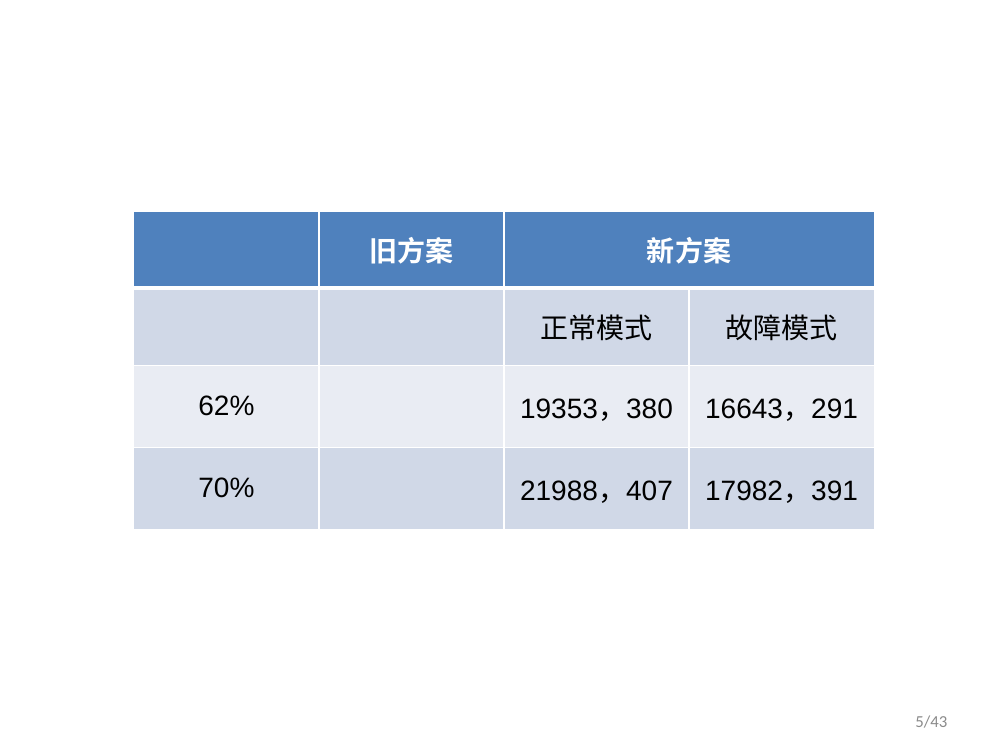
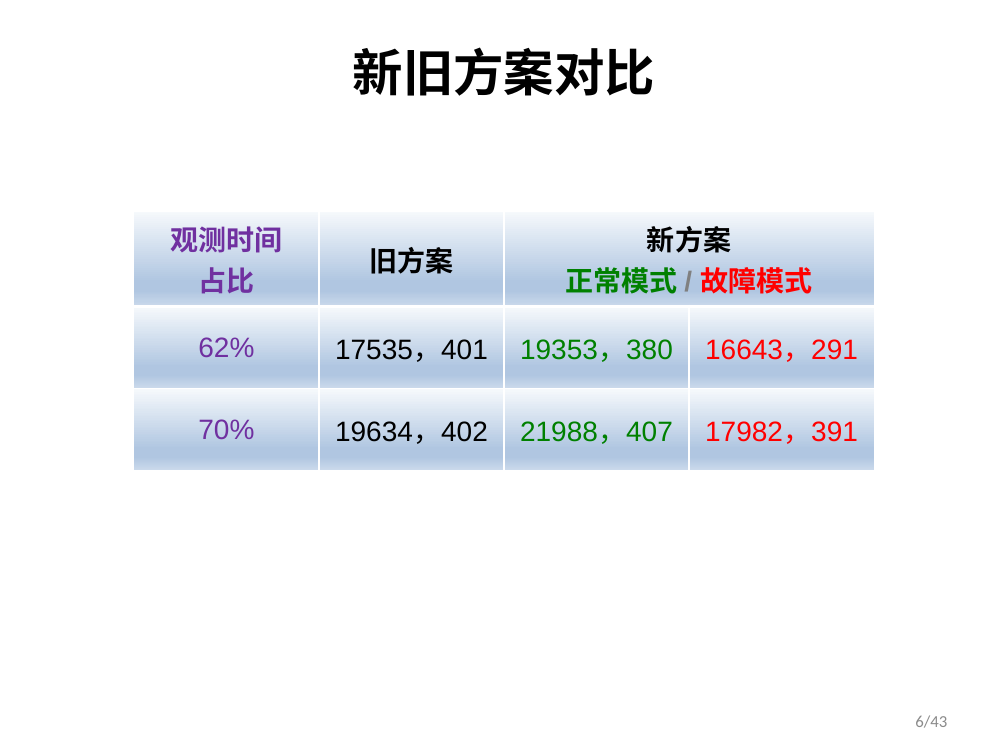
Before and after one commit to xyh-cosmo/SurveySim-doc, a slide deck: slide 6 of PPT/20181107/css-os_sims-2.pptx (slide 5 before the commit). Drawn at 1008x756 pixels with LibreOffice and Linux fonts; fonts in the diff are those of the drawing; background and template pictures are left out. Boxes give left, top, right and bottom in pixels: in the first picture for what was removed or moved away, otherwise in the second. Text is boxed around its words. In the diff, an @@ line names an element or a change of style, - is before the commit and + after.

```diff
--- a/PPT/20181107/css-os_sims-2.pptx
+++ b/PPT/20181107/css-os_sims-2.pptx
@@ title added at box(353, 47, 655, 96), 36 pt, text #000000, bold @@
+新旧方案对比
@@ table at box(134, 211, 876, 461) @@
-row 1:  | 旧方案 | 新方案 | 
-row 2:  |  | 正常模式 | 故障模式
-row 3: 62% |  | 19353，380 | 16643，291
-row 4: 70% |  | 21988，407 | 17982，391
+row 1: 观测时间 / 占比 | 旧方案 | 新方案 / 正常模式 / 故障模式 | 
+row 2: 62% | 17535，401 | 19353，380 | 16643，291
+row 3: 70% | 19634，402 | 21988，407 | 17982，391
@@ page number at box(915, 715, 947, 728): text changed @@
-5/43
+6/43
```
Also in this commit, not shown: 1 other slide changed, 3 slides added, 2 slides removed, 12 other files.
